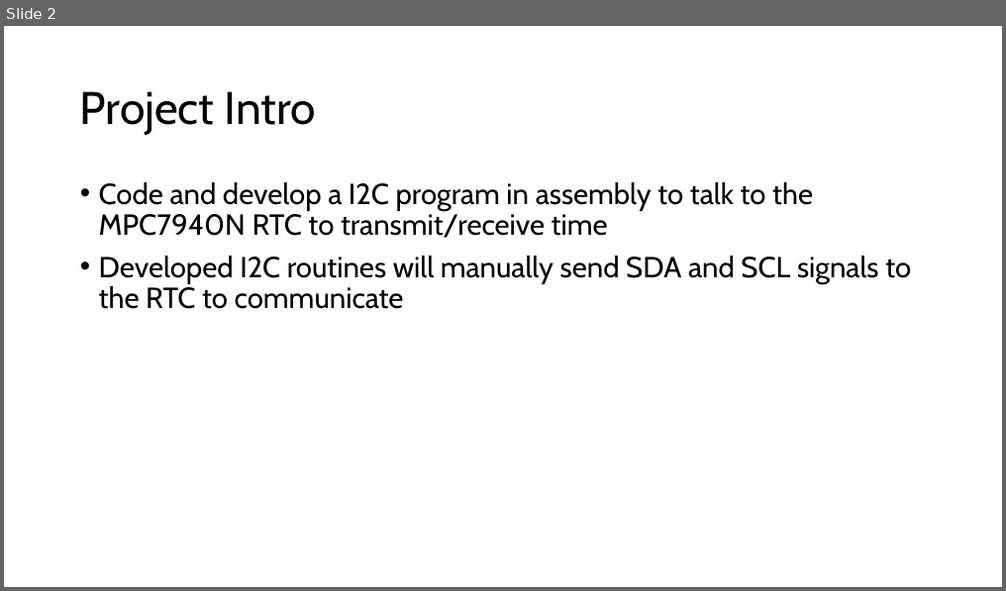
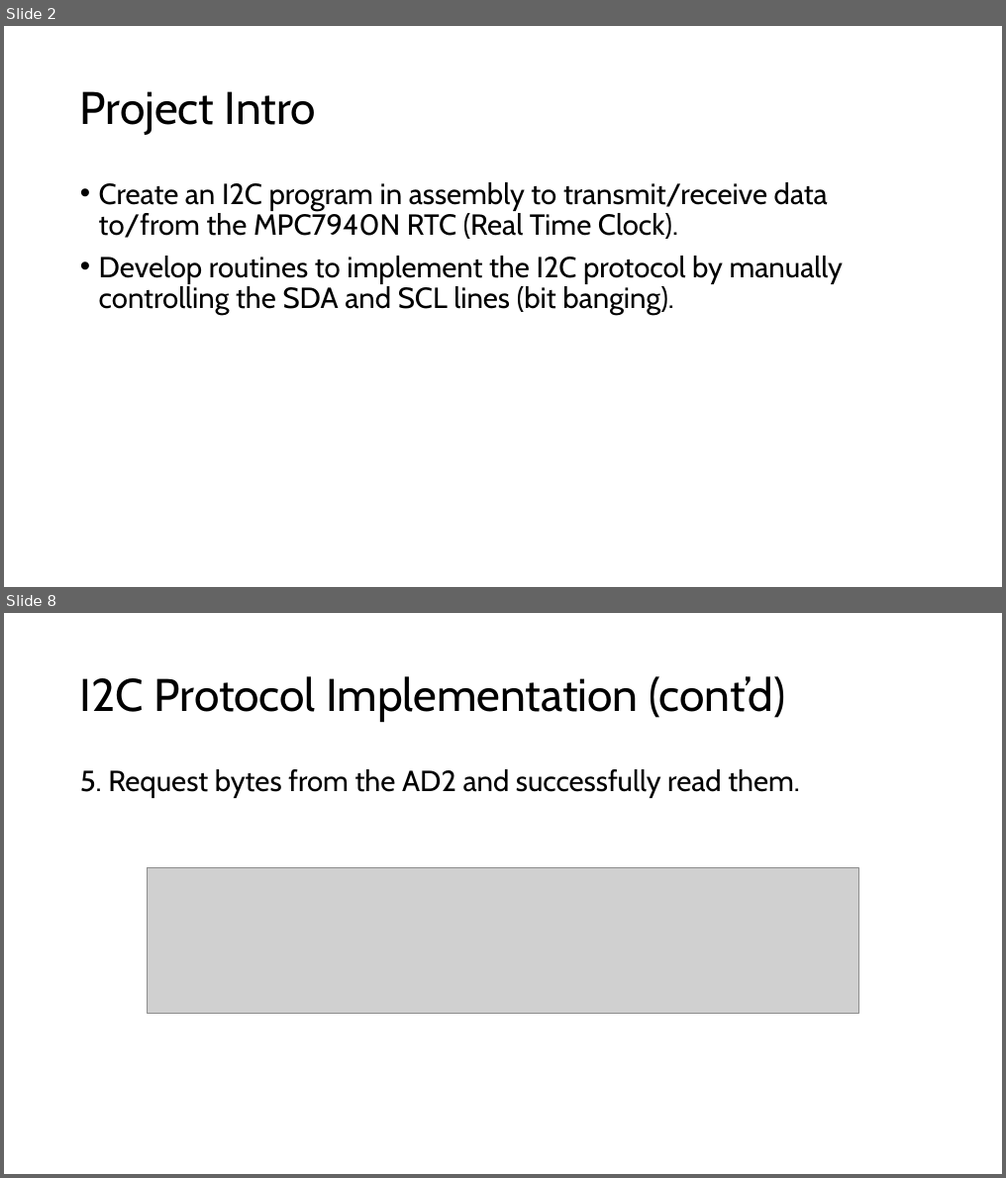
Before and after one commit to gjshort/EELE_465_project_2, a slide deck: docs/assets/EELE465 Project 2 - I2C Bit Banging.pptx. Shown one above the other, each under a label of ours: slide 2 before the commit, slides 2 and 8 after it; the slides between them are not shown. The pictures are 1006x591 and 1006x1178 pixels, drawn with LibreOffice and Linux fonts; fonts in the diff are those of the drawing; grey boxes stand for pictures. Boxes give left, top, right and bottom in pixels: in the first picture for what was removed or moved away, otherwise in the second. Text is boxed around its words. In the diff, an @@ line names an element or a change of style, - is before the commit and + after.

```diff
--- a/docs/assets/EELE465 Project 2 - I2C Bit Banging.pptx
+++ b/docs/assets/EELE465 Project 2 - I2C Bit Banging.pptx
@@ slide 8 added at (4,613,1002,1174), background #FFFFFF @@
@@ title added at (80,676,785,722), 44 pt, text #000000 @@
+I2C Protocol Implementation (cont’d)
@@ text added at (80,769,800,798), 28 pt, text #000000 @@
+5. Request bytes from the AD2 and successfully read them.
@@ picture added at (147,868,859,1014) @@
@@ slide 2 changed as well @@
@@ text at (99,182,843,316): text changed @@
-• Code and develop a I2C program in assembly to talk to the MPC7940N RTC to transmit/receive time
-• Developed I2C routines will manually send SDA and SCL signals to the RTC to communicate
+• Create an I2C program in assembly to transmit/receive data to/from the MPC7940N RTC (Real Time Clock).
+• Develop routines to implement the I2C protocol by manually controlling the SDA and SCL lines (bit banging).
```
Also in this commit, not shown: 1 other slide changed, 12 other slides added, 6 other files.
